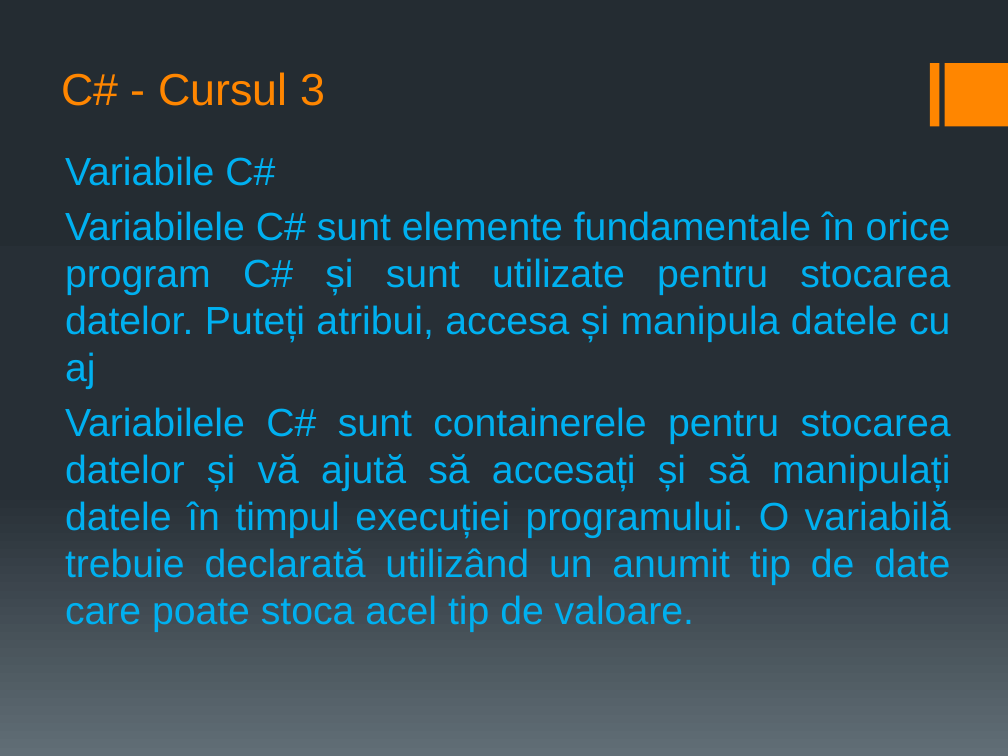
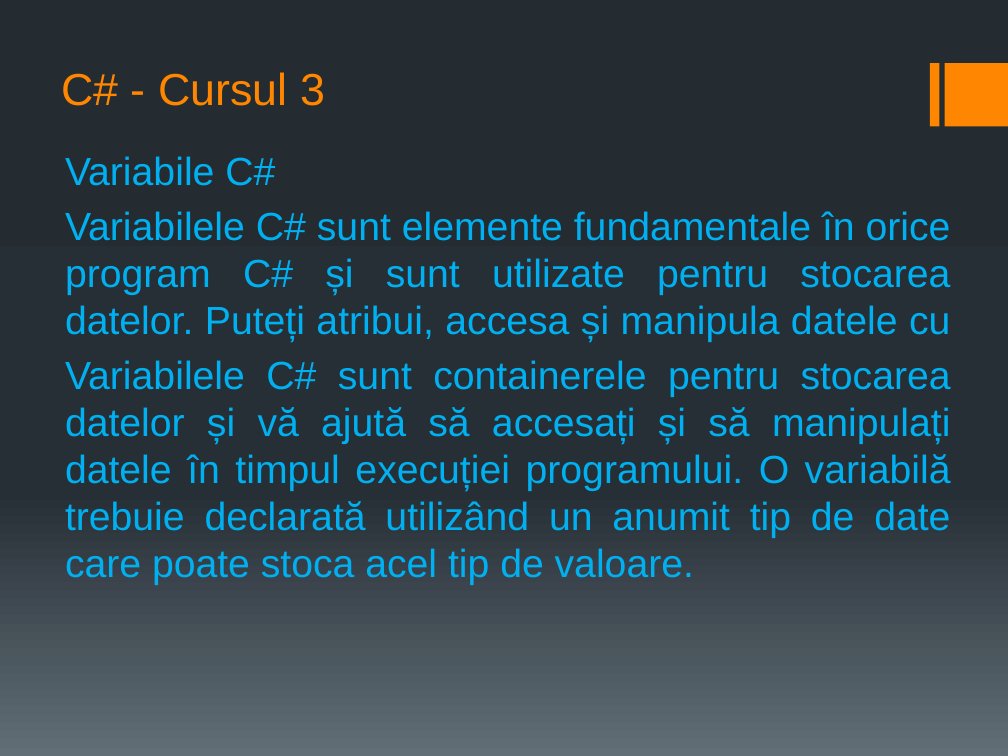
Before and after one commit to PelleRemus/Geoinformatica_Promotia_2025_2028, a slide deck: slide 18 of AlgoritmiSiStructuriDeDate1/Cursuri/cursul 3.pptx. Drawn at 1008x756 pixels with LibreOffice and Linux fonts; fonts in the diff are those of the drawing. Boxes give left, top, right and bottom in pixels: in the first picture for what was removed or moved away, otherwise in the second. Text is boxed around its words. In the diff, an @@ line names an element or a change of style, - is before the commit and + after.

```diff
--- a/AlgoritmiSiStructuriDeDate1/Cursuri/cursul 3.pptx
+++ b/AlgoritmiSiStructuriDeDate1/Cursuri/cursul 3.pptx
@@ text at (x1=65, y1=211, x2=951, y2=342): text changed @@
-Variabilele C# sunt elemente fundamentale în orice program C# și sunt utilizate pentru stocarea datelor. Puteți atribui, accesa și manipula datele cu aj
+Variabilele C# sunt elemente fundamentale în orice program C# și sunt utilizate pentru stocarea datelor. Puteți atribui, accesa și manipula datele cu
```
Also in this commit, not shown: 1 other slide changed, 23 slides added, 5 other files.
